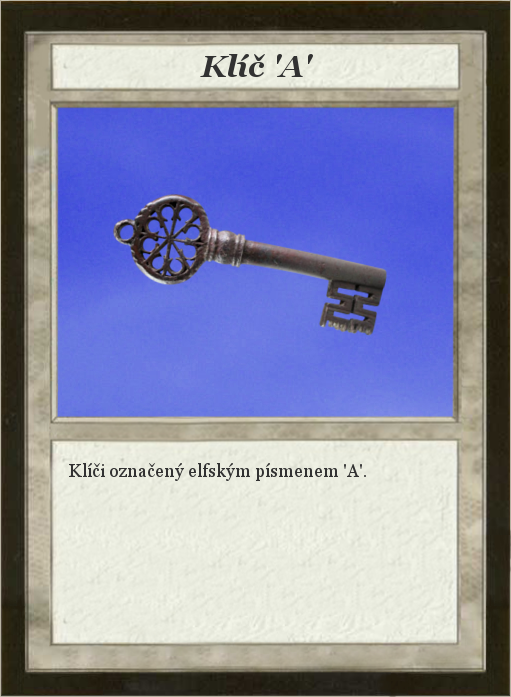
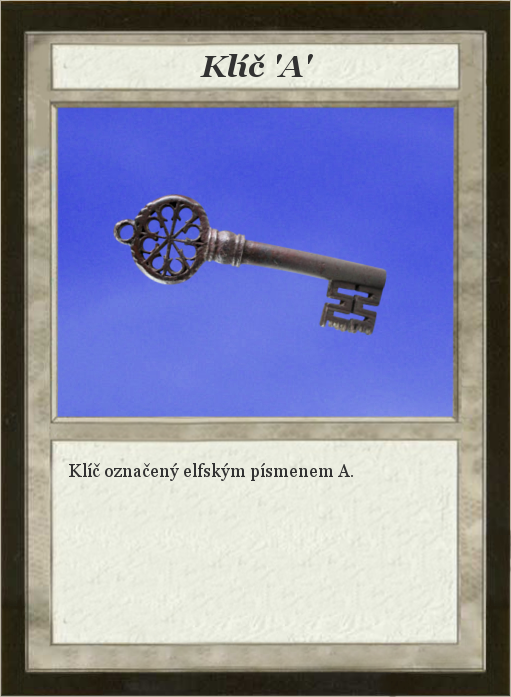
Layer changes from the first 511×697 image to the second:
renamed "Klíči označený elfským písmene..." to "Klíč označený elfským písmenem...", painted on it over box(101, 463, 366, 481)
